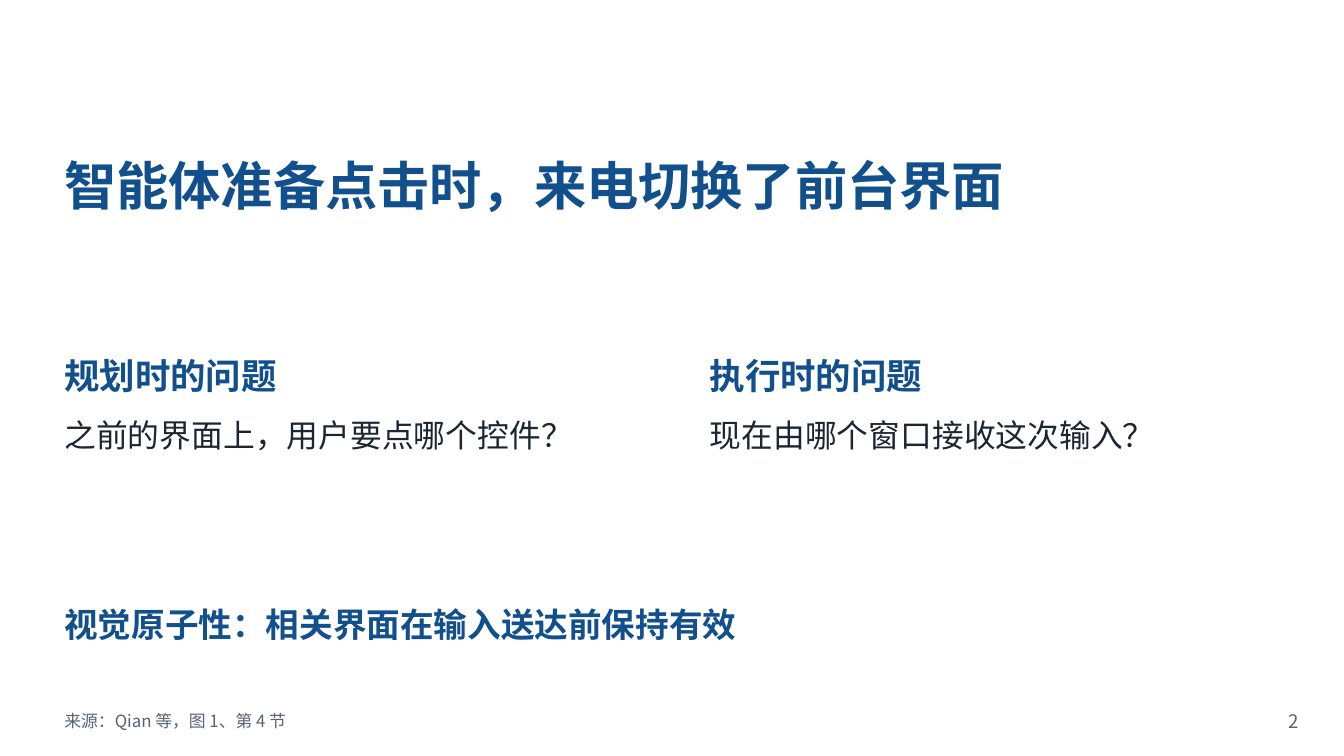
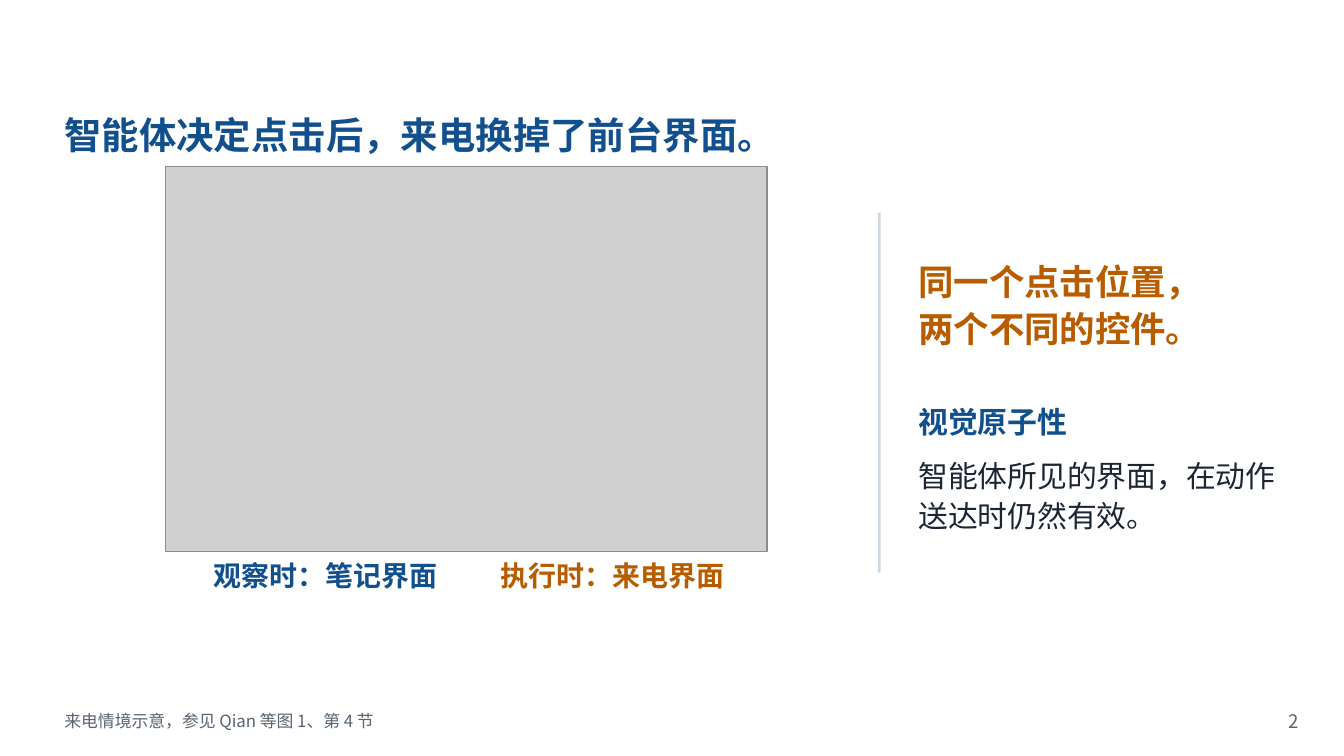
Before and after one commit to Novakru/ZJU-assignment-reports, a slide deck: slide 2 of review/presentation-zh.pptx. Drawn at 1344x756 pixels with LibreOffice and Linux fonts; fonts in the diff are those of the drawing; grey boxes stand for pictures; background and template pictures are left out. Boxes give left, top, right and bottom in pixels: in the first picture for what was removed or moved away, otherwise in the second. Text is boxed around its words. In the diff, an @@ line names an element or a change of style, - is before the commit and + after.

```diff
--- a/review/presentation-zh.pptx
+++ b/review/presentation-zh.pptx
@@ text at [64,116,774,154]: text changed; size 28 to 20 pt @@
-智能体准备点击时，来电切换了前台界面
+智能体决定点击后，来电换掉了前台界面。
@@ picture added at [165,167,767,551] @@
@@ rectangle added at [878,212,880,573], fill #CDD9E5 @@
@@ text added at [918,264,1201,346], 19 pt, text #B85C00, bold @@
+同一个点击位置，
+两个不同的控件。
@@ text removed at [64,359,276,393] @@
-规划时的问题
@@ text added at [918,407,1067,436], 16 pt, text #124F8D, bold @@
+视觉原子性
@@ text removed at [710,420,1155,450] @@
-现在由哪个窗口接收这次输入？
@@ text added at [918,462,1275,530], 16 pt, text #1C2633 @@
+智能体所见的界面，在动作送达时仍然有效。
@@ text at [214,562,438,589]: text changed; size 17 to 15 pt; text colour #1C2633 to #124F8D; bold on @@
-之前的界面上，用户要点哪个控件？
+观察时：笔记界面
@@ text at [500,562,724,589]: text changed; size 19 to 15 pt; text colour #124F8D to #B85C00 @@
-执行时的问题
+执行时：来电界面
@@ text removed at [64,608,736,640] @@
-视觉原子性：相关界面在输入送达前保持有效
@@ text at [64,713,374,730]: text changed @@
-来源：Qian 等，图 1、第 4 节
+来电情境示意，参见 Qian 等图 1、第 4 节
```
Also in this commit, not shown: 6 other slides changed, 14 other files.
